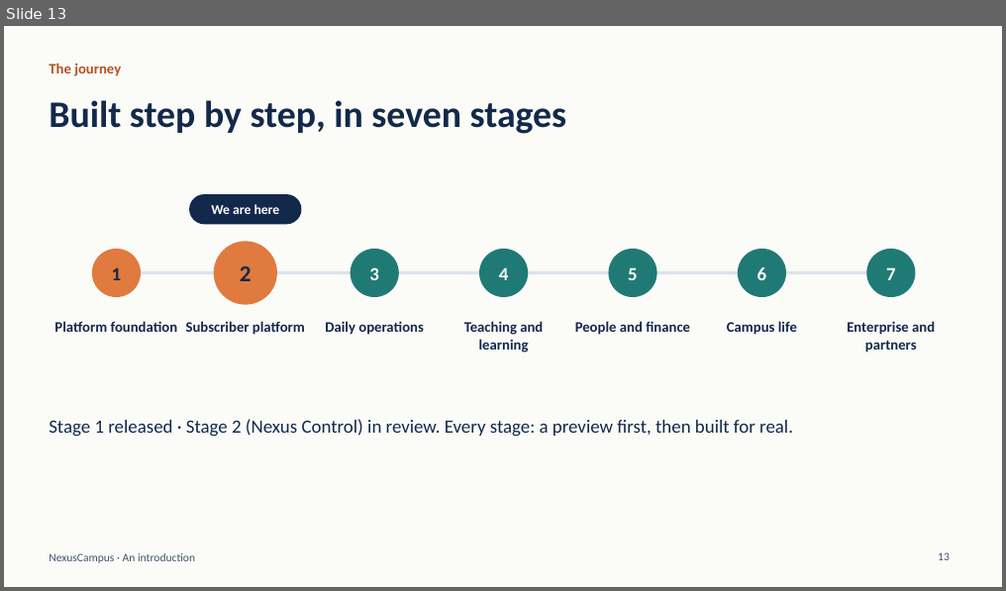
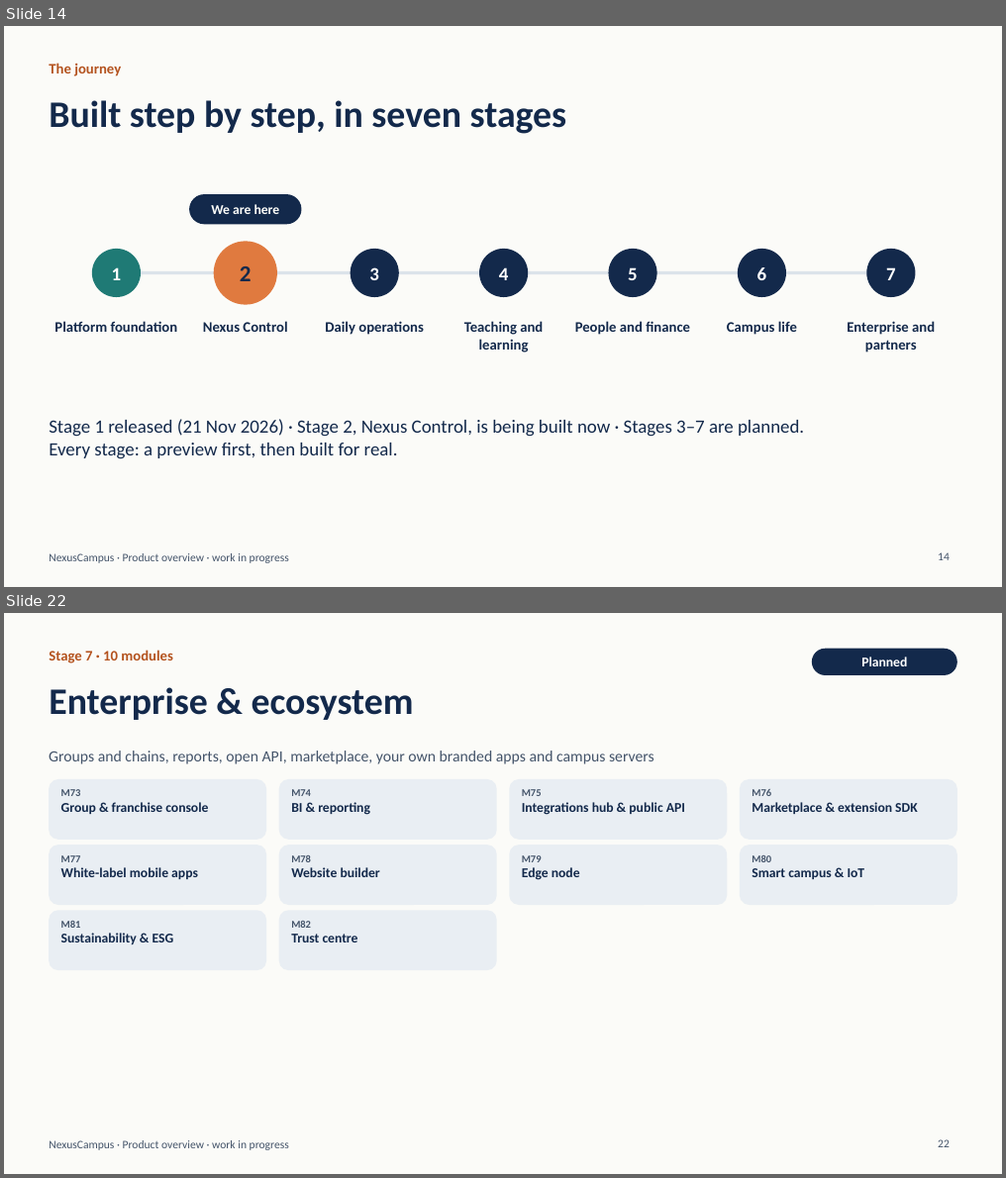
Before and after one commit to kathiravan348/NexusCampus-AI, a slide deck: docs/presentation/NexusCampus-Introduction.pptx. Shown one above the other, each under a label of ours: slide 13 before the commit, slides 14 and 22 after it; the slides between them are not shown. The pictures are 1006x591 and 1006x1178 pixels, drawn with LibreOffice and Linux fonts; fonts in the diff are those of the drawing. Boxes give left, top, right and bottom in pixels: in the first picture for what was removed or moved away, otherwise in the second. Text is boxed around its words. In the diff, an @@ line names an element or a change of style, - is before the commit and + after.

```diff
--- a/docs/presentation/NexusCampus-Introduction.pptx
+++ b/docs/presentation/NexusCampus-Introduction.pptx
@@ slide 22 added at box(4, 613, 1002, 1174), background #FBFBF8; not listed: 1 template element that a slide beside it also shows @@
@@ text added at box(49, 650, 173, 663), 14 pt, text #B4531F, bold @@
+Stage 7 · 10 modules
@@ rounded rectangle added at box(812, 649, 957, 675), fill #13294B, 13 pt, text #FFFFFF, bold @@
+Planned
@@ title added at box(49, 687, 414, 720), 36 pt, text #13294B, bold @@
+Enterprise & ecosystem
@@ text added at box(49, 751, 654, 764), 15 pt, text #44546A @@
+Groups and chains, reports, open API, marketplace, your own branded apps and campus servers
@@ rounded rectangle added at box(49, 779, 266, 840), fill #E9EEF3 @@
@@ text added at box(61, 789, 208, 814), 13 pt, text #13294B, bold @@
+M73
+Group & franchise console
@@ rounded rectangle added at box(279, 779, 497, 840), fill #E9EEF3 @@
@@ text added at box(291, 789, 370, 815), 13 pt, text #13294B, bold @@
+M74
+BI & reporting
@@ rounded rectangle added at box(509, 779, 727, 840), fill #E9EEF3 @@
@@ text added at box(522, 789, 685, 815), 13 pt, text #13294B, bold @@
+M75
+Integrations hub & public API
@@ rounded rectangle added at box(740, 779, 957, 840), fill #E9EEF3 @@
@@ text added at box(751, 789, 917, 814), 13 pt, text #13294B, bold @@
+M76
+Marketplace & extension SDK
@@ rounded rectangle added at box(49, 845, 266, 906), fill #E9EEF3 @@
@@ rounded rectangle added at box(279, 845, 497, 906), fill #E9EEF3 @@
@@ rounded rectangle added at box(509, 845, 727, 906), fill #E9EEF3 @@
@@ rounded rectangle added at box(740, 845, 957, 906), fill #E9EEF3 @@
@@ text added at box(61, 856, 198, 879), 13 pt, text #13294B, bold @@
+M77
+White-label mobile apps
@@ text added at box(291, 856, 380, 877), 13 pt, text #13294B, bold @@
+M78
+Website builder
@@ text added at box(522, 856, 580, 880), 13 pt, text #13294B, bold @@
+M79
+Edge node
@@ text added at box(751, 856, 865, 879), 13 pt, text #13294B, bold @@
+M80
+Smart campus & IoT
@@ rounded rectangle added at box(49, 910, 266, 970), fill #E9EEF3 @@
@@ text added at box(61, 921, 174, 945), 13 pt, text #13294B, bold @@
+M81
+Sustainability & ESG
@@ rounded rectangle added at box(279, 910, 497, 970), fill #E9EEF3 @@
@@ text added at box(291, 921, 358, 943), 13 pt, text #13294B, bold @@
+M82
+Trust centre
@@ page number added at box(938, 1140, 949, 1148), 11 pt, text #44546A @@
+22
@@ what was slide 13 is now slide 14 @@
@@ slide 14 changed as well @@
@@ ellipse "1" at box(92, 249, 141, 297): text colour #13294B to #FFFFFF; fill #E07A3F to #1F7A75 @@
@@ text colour #FBFBF8 to #FFFFFF; fill #1F7A75 to #13294B in 5 elements at box(350, 249, 399, 297), box(479, 249, 528, 297), box(608, 249, 656, 297), box(738, 249, 786, 297), box(867, 249, 916, 297) @@
@@ text at box(203, 321, 287, 332): text changed @@
-Subscriber platform
+Nexus Control
@@ text at box(49, 419, 804, 460): text changed @@
-Stage 1 released · Stage 2 (Nexus Control) in review. Every stage: a preview first, then built for real.
+Stage 1 released (21 Nov 2026) · Stage 2, Nexus Control, is being built now · Stages 3–7 are planned. Every stage: a preview first, then built for real.
@@ text at box(49, 554, 289, 564): text changed @@
-NexusCampus · An introduction
+NexusCampus · Product overview · work in progress
@@ page number at box(938, 553, 949, 561): text changed @@
-13
+14
```
Also in this commit, not shown: 13 other slides changed, 10 other slides added, 2 other files.
